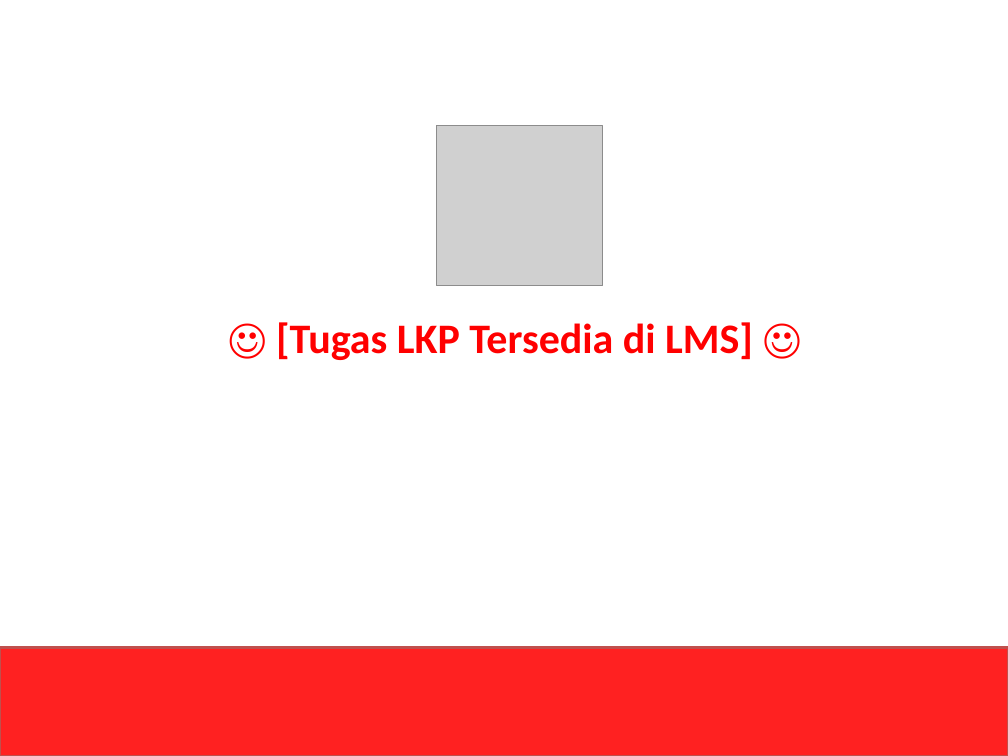
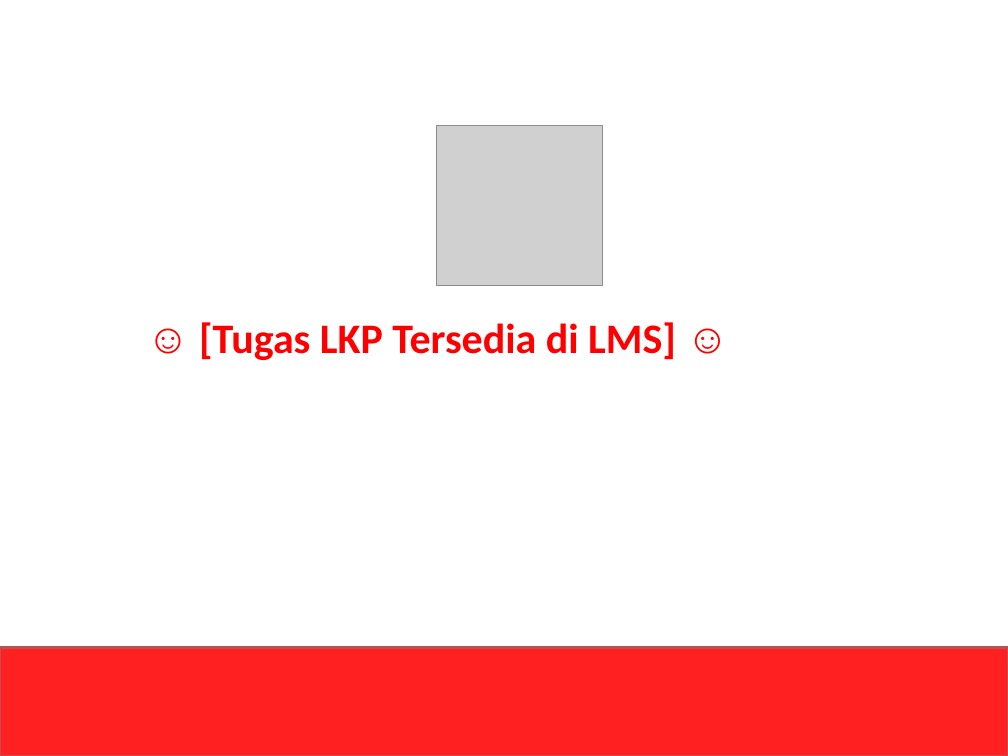
Before and after one commit to ihsanarifr/TugasKuliah, a slide deck: slide 19 of CodeDatamining/prak4/Slide Praktikum 4.pptx. Drawn at 1008x756 pixels with LibreOffice and Linux fonts; fonts in the diff are those of the drawing; grey boxes stand for pictures. Boxes give left, top, right and bottom in pixels: in the first picture for what was removed or moved away, otherwise in the second. Text is boxed around its words. In the diff, an @@ line names an element or a change of style, - is before the commit and + after.

Commit message:
ngerjain tugas ppcd

```diff
--- a/CodeDatamining/prak4/Slide Praktikum 4.pptx
+++ b/CodeDatamining/prak4/Slide Praktikum 4.pptx
@@ text "☺ [Tugas LKP Tersedia di ...": place and size @@
-text "☺ [Tugas LKP Tersedia di ..." at <box>276,322,753,360</box>
+text "☺ [Tugas LKP Tersedia di ..." at <box>199,322,676,360</box>
@@ text "☺ [Tugas LKP Tersedia di ..." at <box>199,322,676,360</box>: font Calibri to Arial in "☺ ☺" @@
```
Also in this commit, not shown: 18 other slides changed, 18 other files.
